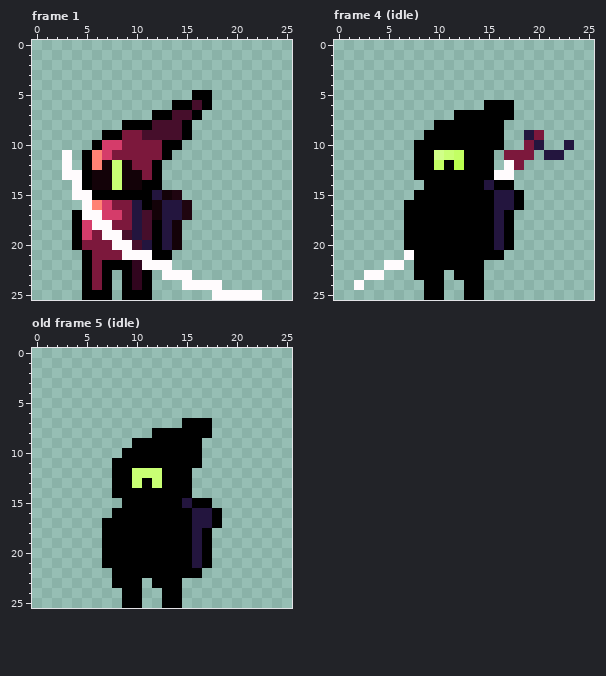
A pixel-art file gets an edit: Assests/Entities/player.ase. Above: the version before the commit.
26x26 pixels, 7 frames. Colours within 5 levels of each other are drawn and written as one. Shown: frame 1, frame 4 (idle), old frame 5 (idle). The commit also changed other frames, which this record leaves out.
After the commit:
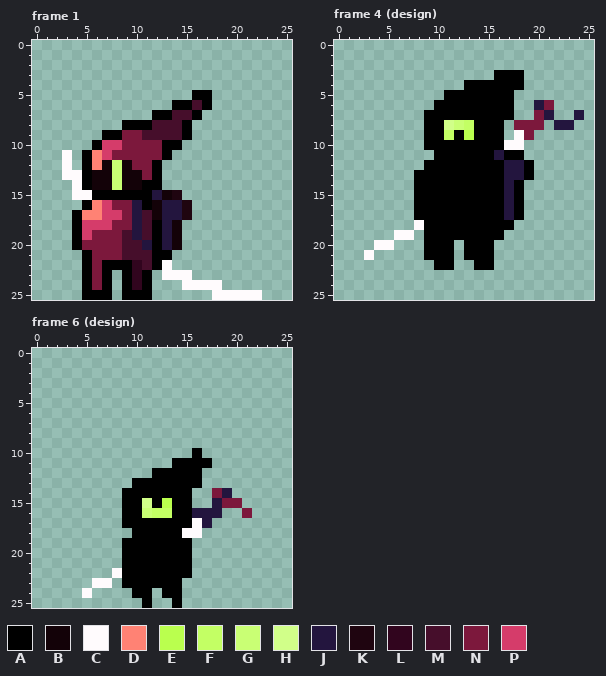
Palette (. is transparent): A #000000  B #130208  C #fffbfd  D #ff8274  E #baff4e  F #c3ff64  G #c9ff74  H #d1ff89  J #23153e  K #1f0510  L #31051e  M #460e2b  N #7c183c  P #d53c6a
A new or re-ordered frame is compared with the old frame closest to it.
Edits made:
frames re-ordered
Changed rows in their new state; - is an unchanged pixel.
Frame 1, layer "sword":
first column x 5:
16 A-------
17 DD------
18 -PP-----
19 --NN----
20 ---NM---
21 ----MMM-
22 ------MA
Frame 4 (design), layers "sword", "body":
first column x 2:
 3 --------------AAA------
 4 -----------AAAAAA------
 5 ---------AAAAAAA-------
 6 --------AAAAA-----JN---
 7 -------AAA--------NJ--J
 8 -------A-HGF----NNN-JJ-
 9 ---------F-E----CN.----
10 ------.--------CC..--.-
11 ------..AAA---JAA.-..--
12 ------.-A-A---AJJA-----
13 --------------AJJA-----
14 ------A------A-JA------
15 --------------A--------
16 -----.--------A--------
17 -----.--------AJA------
18 -----.C-------A--------
19 ----CC.-------A.-------
20 --CC-..---.---..-------
21 -C---..---.---.--------
22 ---..-..--..-A---------
23 -..---...-...----------
24 .------..--..----------
25 -------..--..----------
Frame 6 (design) against old frame 5 (idle), layers "sword", "body":
first column x 5:
 7 ----------...----
 8 -------......----
 9 -----.......-----
10 ----.......------
11 ---......---A----
12 ---....A---A-----
13 ---..A-A---A-----
14 ---.---------NJ--
15 ------H-E-A..JNN-
16 ---.--GFF----J--N
17 --..-------C-.---
18 --...-----CC.----
19 --..-------..----
20 --..-------..----
21 --..-------..----
22 ---C-------.-----
23 -CC.--A----------
24 C---.-A----------
25 ----..A-.--------
